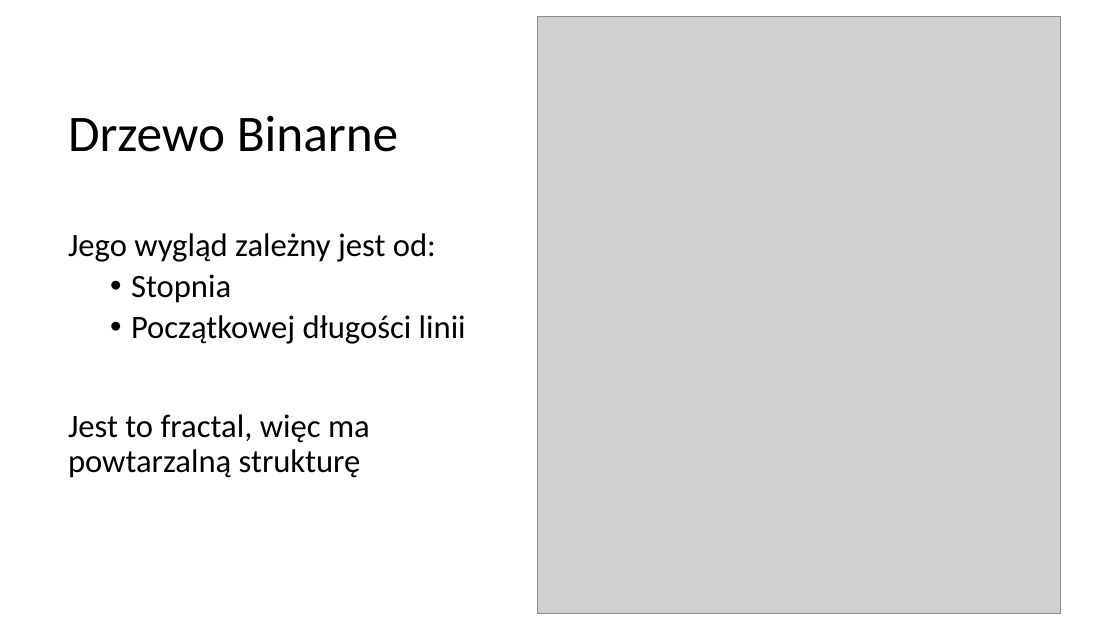
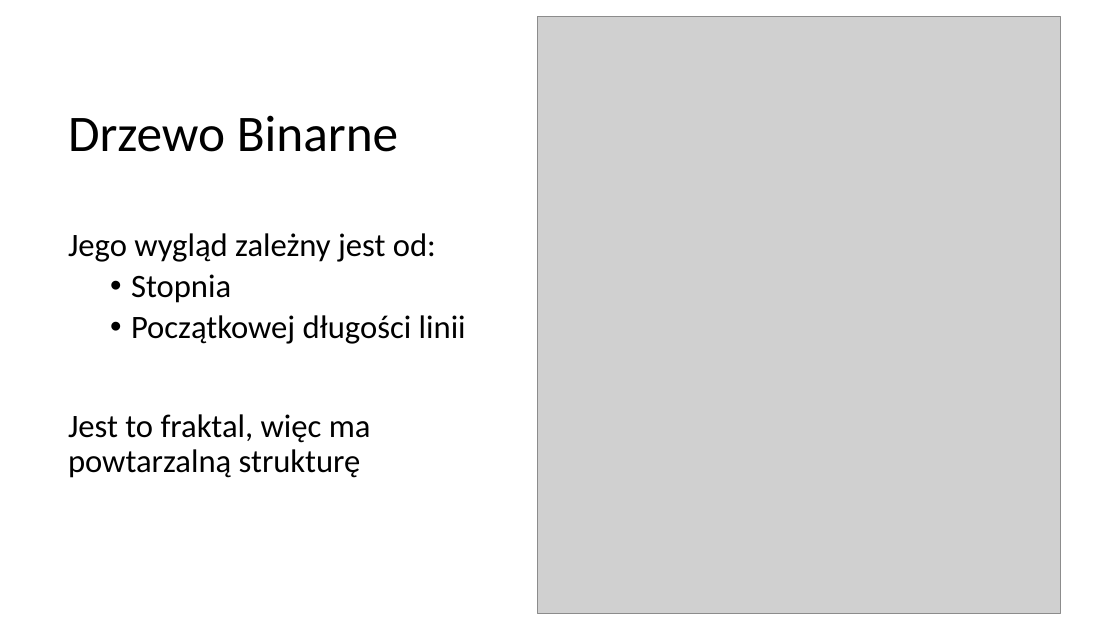
Before and after one commit to blackbat13/CS-HTiEW, a slide deck: slide 3 of Wprowadzenie do rekurencji/III. Wprowadzenie do rekurencji/Drzewo Binarne - algorytm.pptx. Drawn at 1120x630 pixels with LibreOffice and Linux fonts; fonts in the diff are those of the drawing; grey boxes stand for pictures. Boxes give left, top, right and bottom in pixels: in the first picture for what was removed or moved away, otherwise in the second. Text is boxed around its words. In the diff, an @@ line names an element or a change of style, - is before the commit and + after.

Commit message:
Poprawiono literówkę

```diff
--- a/Wprowadzenie do rekurencji/III. Wprowadzenie do rekurencji/Drzewo Binarne - algorytm.pptx
+++ b/Wprowadzenie do rekurencji/III. Wprowadzenie do rekurencji/Drzewo Binarne - algorytm.pptx
@@ text at (x1=68, y1=414, x2=371, y2=478): text changed @@
-Jest to fractal, więc ma powtarzalną strukturę
+Jest to fraktal, więc ma powtarzalną strukturę
```
